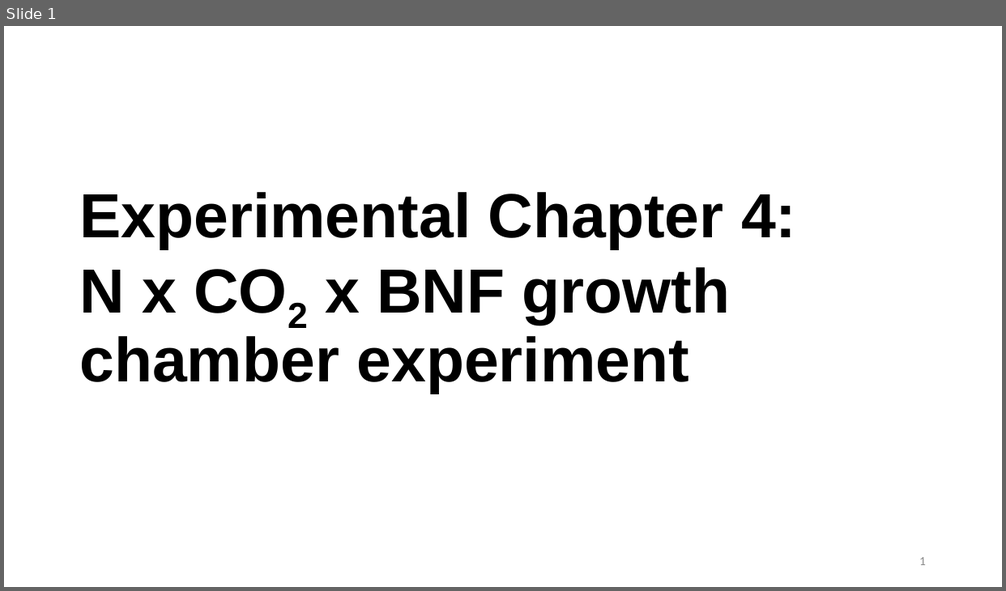
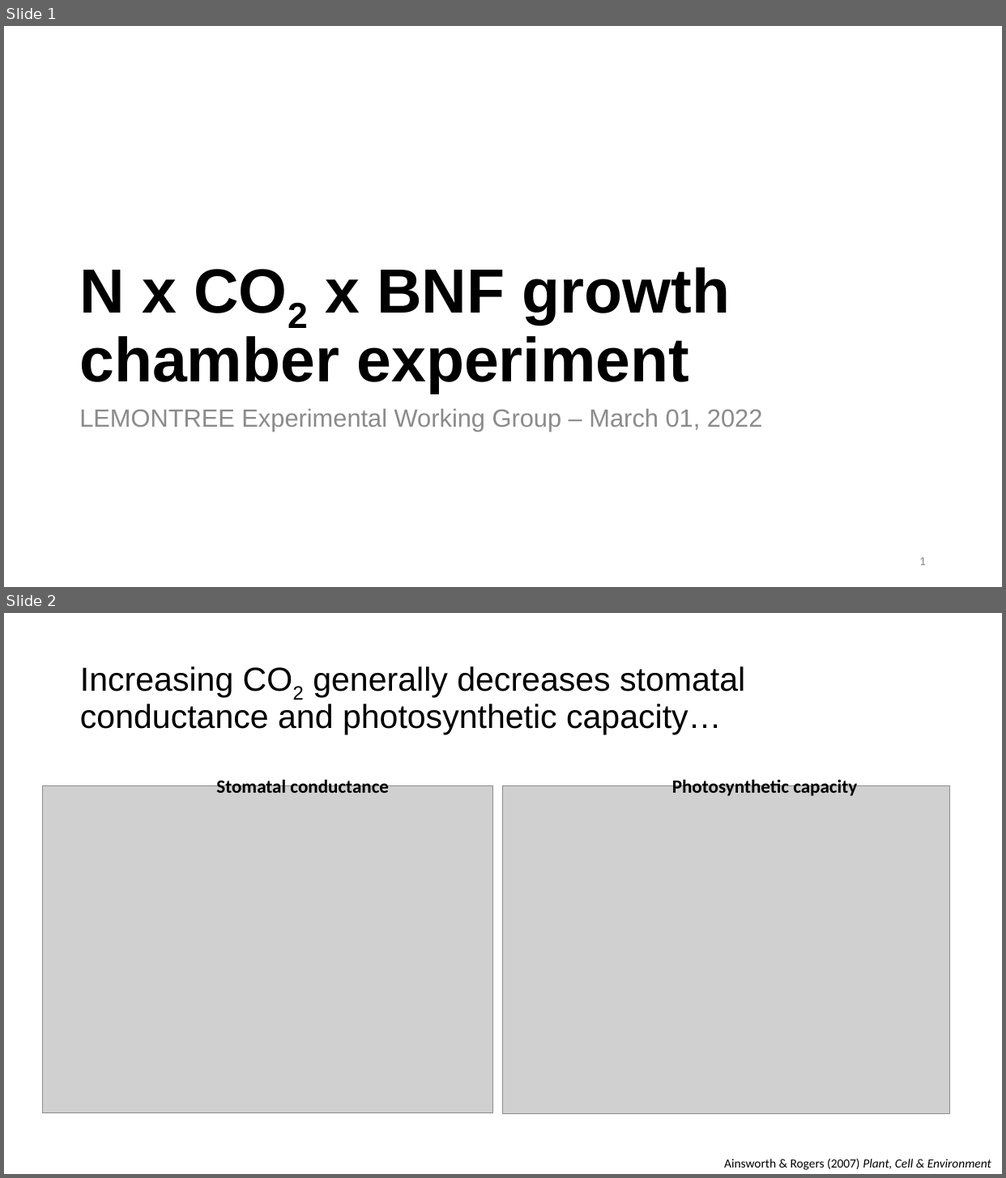
Before and after one commit to eaperkowski/conferences, a slide deck: lemontree_wg/Perkowski_2022_NxCO2.pptx. Shown one above the other, each under a label of ours: slide 1 before the commit, slides 1 and 2 after it. The pictures are 1006x591 and 1006x1178 pixels, drawn with LibreOffice and Linux fonts; fonts in the diff are those of the drawing; grey boxes stand for pictures. Boxes give left, top, right and bottom in pixels: in the first picture for what was removed or moved away, otherwise in the second. Text is boxed around its words. In the diff, an @@ line names an element or a change of style, - is before the commit and + after.

```diff
--- a/lemontree_wg/Perkowski_2022_NxCO2.pptx
+++ b/lemontree_wg/Perkowski_2022_NxCO2.pptx
@@ slide 2 added at [4,613,1002,1174], background #FFFFFF @@
@@ title added at [80,666,745,735], 32 pt, text #000000 @@
+Increasing CO2 generally decreases stomatal conductance and photosynthetic capacity…
@@ text added at [216,777,389,793], 18 pt, text #000000, bold @@
+Stomatal conductance
@@ text added at [672,777,857,796], 18 pt, text #000000, bold @@
+Photosynthetic capacity
@@ picture added at [43,786,493,1114] @@
@@ picture added at [503,786,950,1114] @@
@@ text added at [724,1159,991,1170], 12 pt, text #000000 @@
+Ainsworth & Rogers (2007) Plant, Cell & Environment
@@ slide 1 changed as well @@
@@ title at [79,267,730,394]: text changed @@
-Experimental Chapter 4:
-N x CO2 x BNF growth chamber experiment
+N x CO2 x BNF growth chamber experiment
@@ text added at [79,409,763,431], 24 pt, text #8C8C8C @@
+LEMONTREE Experimental Working Group – March 01, 2022
```
Also in this commit, not shown: 20 other slides changed, 5 other slides added, 1 slide removed, 2 other files.
